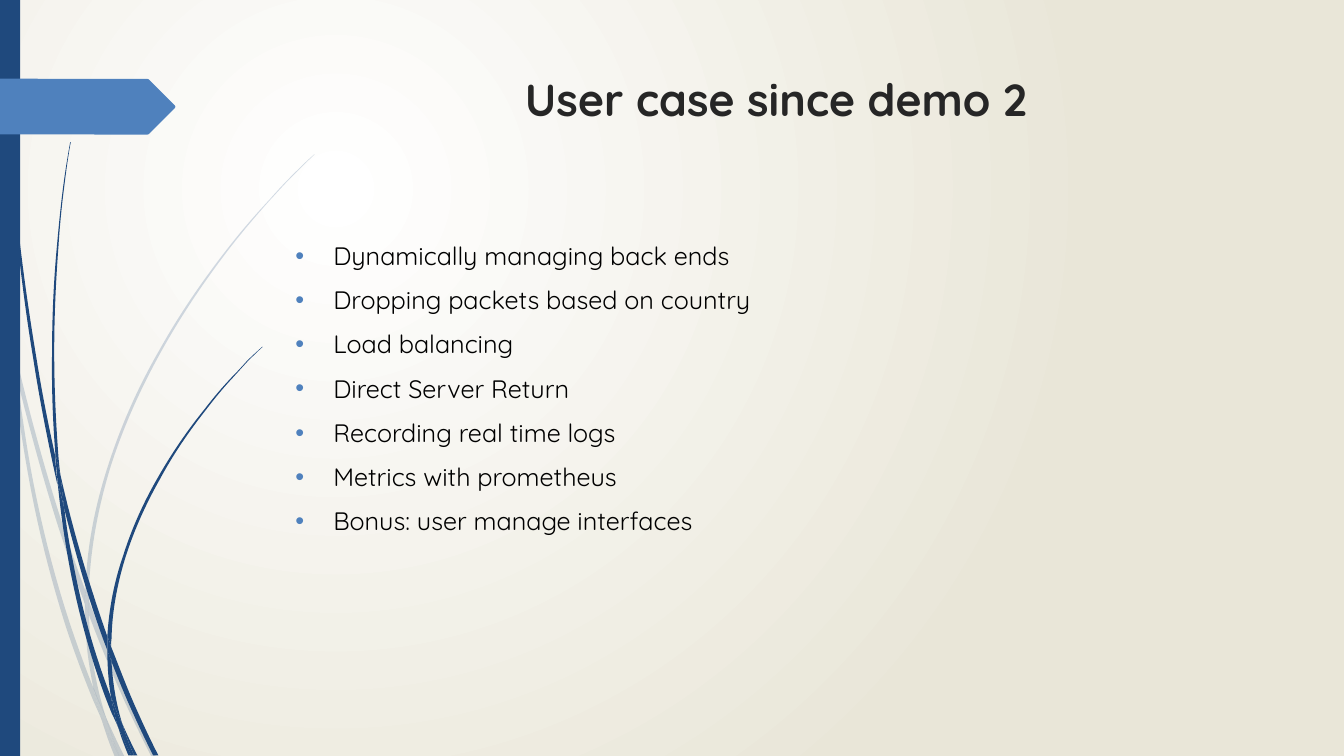
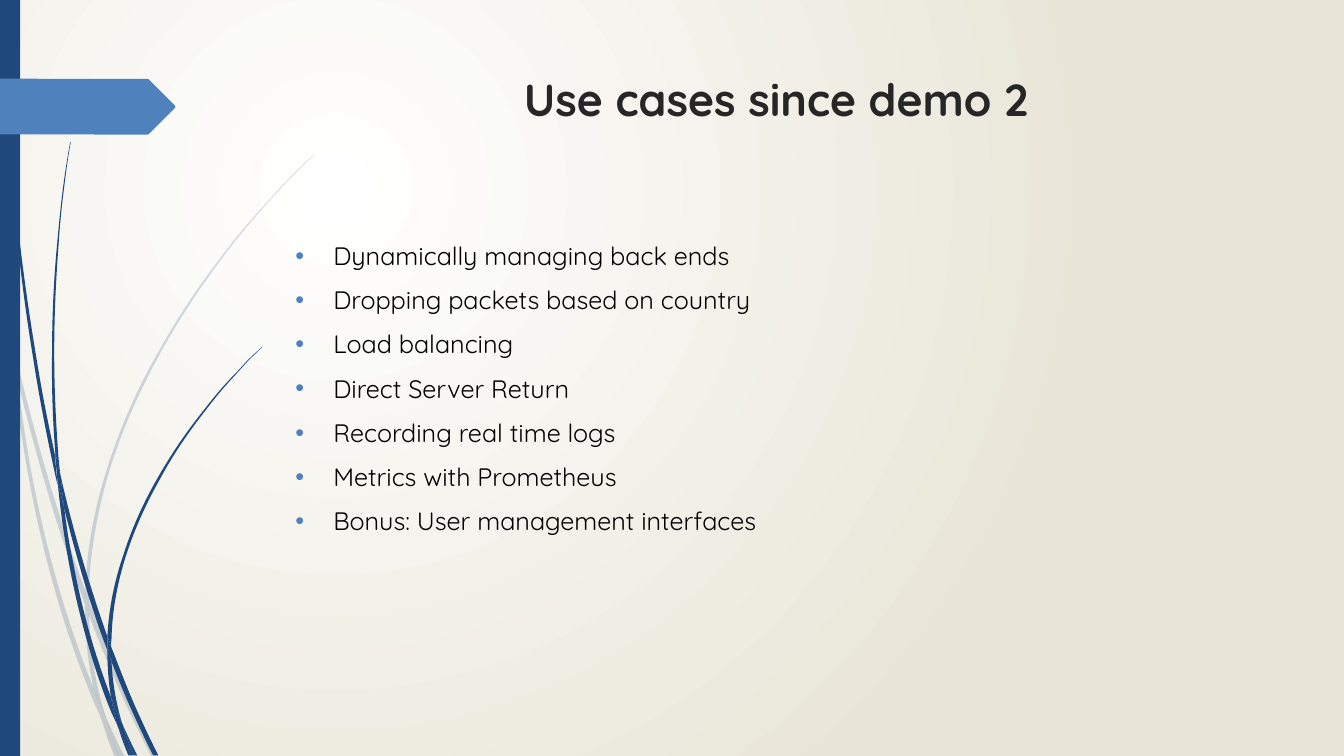
Before and after one commit to cos301-2019-se/Defendr, a slide deck: slide 5 of SRS/SlideShow3.pptx. Drawn at 1344x756 pixels with LibreOffice and Linux fonts; fonts in the diff are those of the drawing. Boxes give left, top, right and bottom in pixels: in the first picture for what was removed or moved away, otherwise in the second. Text is boxed around its words. In the diff, an @@ line names an element or a change of style, - is before the commit and + after.

```diff
--- a/SRS/SlideShow3.pptx
+++ b/SRS/SlideShow3.pptx
@@ title at (524,83,1028,117): text changed @@
-User case since demo 2
+Use cases since demo 2
@@ text at (333,467,756,535): text changed @@
-• Metrics with prometheus
-• Bonus: user manage interfaces
+• Metrics with Prometheus
+• Bonus: User management interfaces
```
Also in this commit, not shown: 6 other slides changed, 3 slides added.
